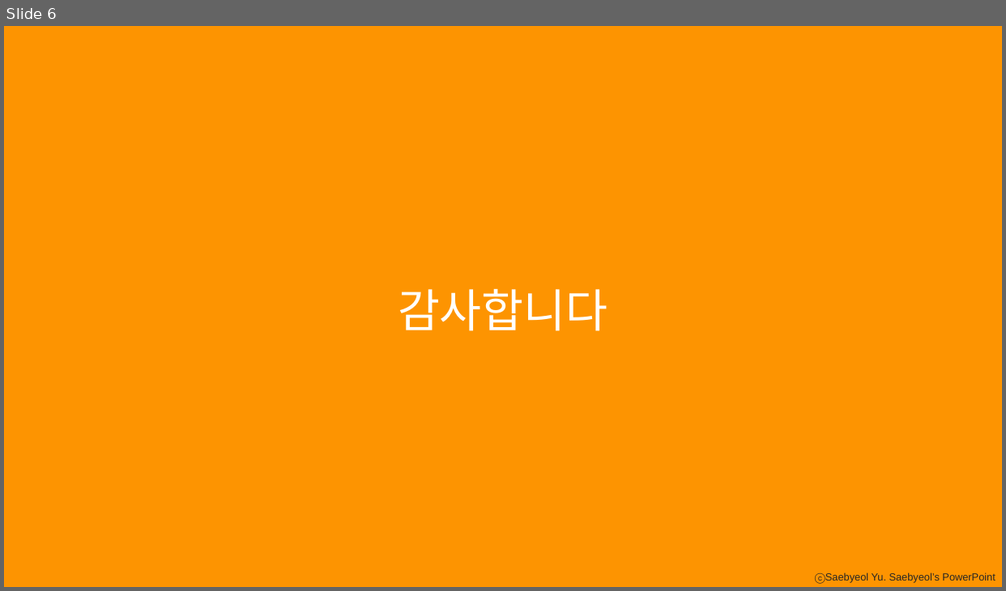
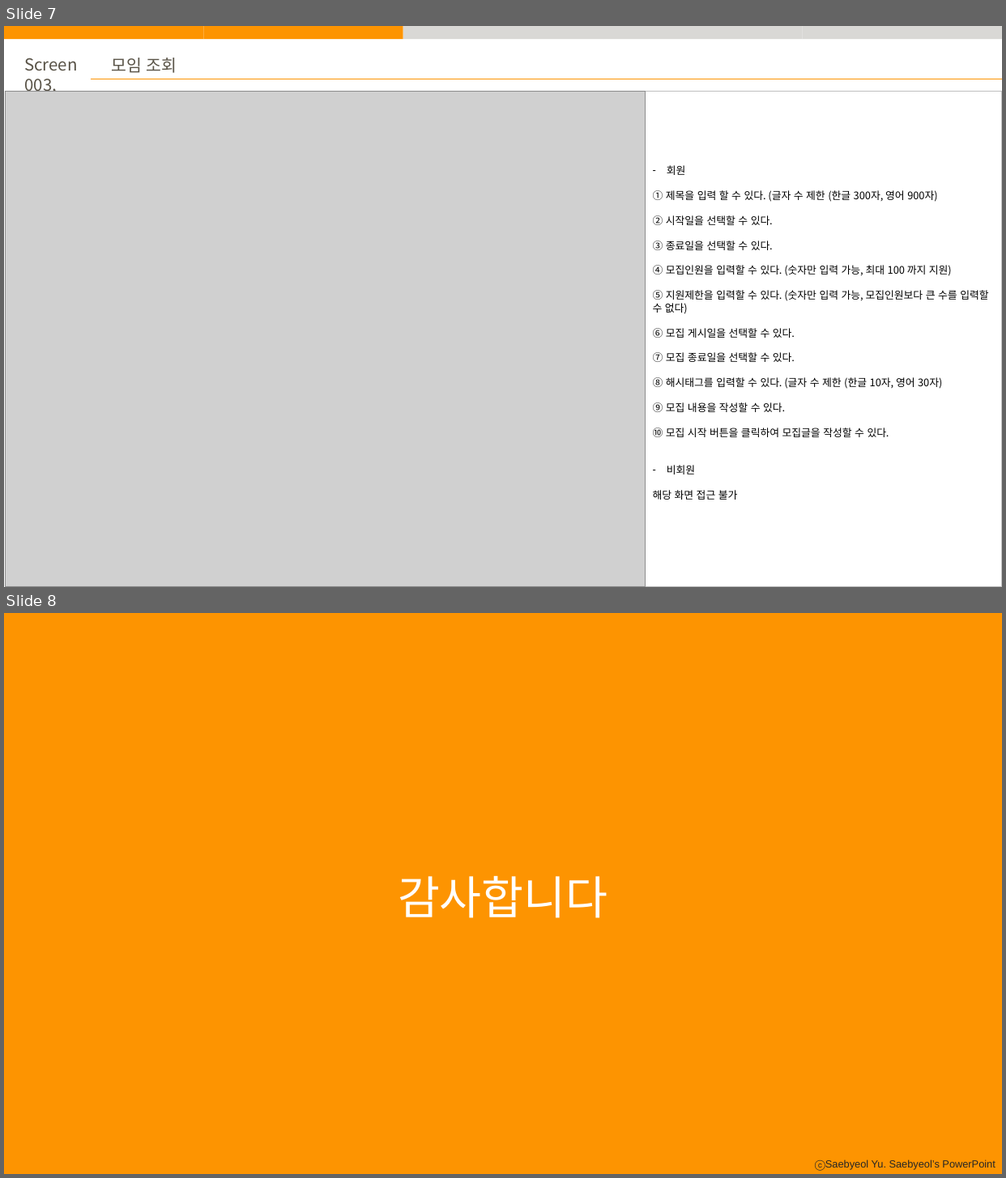
Before and after one commit to ywc-412/stumo_web, a slide deck: doc/1. 화면정의서/STUMO_화면정의서.pptx. Shown one above the other, each under a label of ours: slide 6 before the commit, slides 7 and 8 after it. The pictures are 1006x591 and 1006x1178 pixels, drawn with LibreOffice and Linux fonts; fonts in the diff are those of the drawing; grey boxes stand for pictures. Boxes give left, top, right and bottom in pixels: in the first picture for what was removed or moved away, otherwise in the second. Text is boxed around its words. In the diff, an @@ line names an element or a change of style, - is before the commit and + after.

```diff
--- a/doc/1. 화면정의서/STUMO_화면정의서.pptx
+++ b/doc/1. 화면정의서/STUMO_화면정의서.pptx
@@ slide 7 added at [4, 26, 1002, 587], background #FFFFFF; not listed: 1 template element that a slide beside it also shows @@
@@ rectangle added at [4, 26, 204, 40], fill #FD9401 @@
@@ rectangle added at [204, 26, 404, 40], fill #FD9401 @@
@@ rectangle added at [403, 26, 603, 40], fill #D9D8D5 @@
@@ rectangle added at [603, 26, 803, 40], fill #D9D8D5 @@
@@ rectangle added at [803, 26, 1002, 40], fill #D9D8D5 @@
@@ text added at [24, 58, 78, 96], 16 pt, text #595347 @@
+Screen 003,
@@ text added at [111, 58, 177, 73], 16 pt, text #595347 @@
+모임 조회
@@ picture added at [6, 91, 646, 587] @@
@@ line added from (91, 79) to (1002, 79), #FD9401 0.5 pt @@
@@ rectangle added at [646, 91, 1002, 587], fill #FFFFFF, outline #BFBFBF 1 pt, 10 pt, text #000000 @@
+– 회원
+① 제목을 입력 할 수 있다. (글자 수 제한 (한글 300자, 영어 900자)
+② 시작일을 선택할 수 있다.
+③ 종료일을 선택할 수 있다.
+④ 모집인원을 입력할 수 있다. (숫자만 입력 가능, 최대 100 까지 지원)
+⑤ 지원제한을 입력할 수 있다. (숫자만 입력 가능, 모집인원보다 큰 수를 입력할 수 없다)
+⑥ 모집 게시일을 선택할 수 있다.
+⑦ 모집 종료일을 선택할 수 있다.
+⑧ 해시태그를 입력할 수 있다. (글자 수 제한 (한글 10자, 영어 30자)
+⑨ 모집 내용을 작성할 수 있다.
+⑩ 모집 시작 버튼을 클릭하여 모집글을 작성할 수 있다.
+– 비회원
+해당 화면 접근 불가
@@ what was slide 6 is now slide 8 @@
```
Also in this commit, not shown: 3 slides changed, 1 other slide added, 2 other files.
